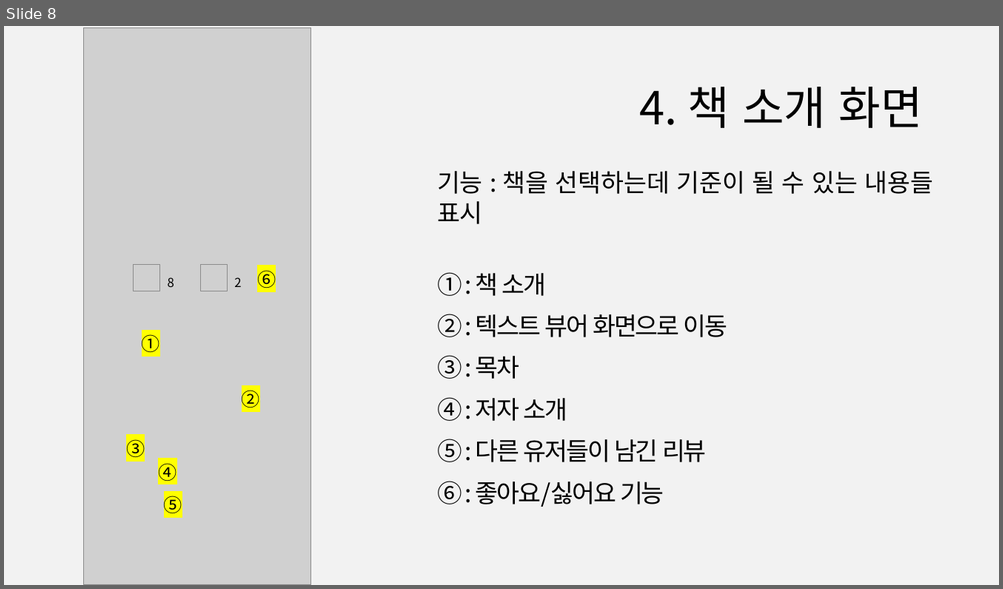
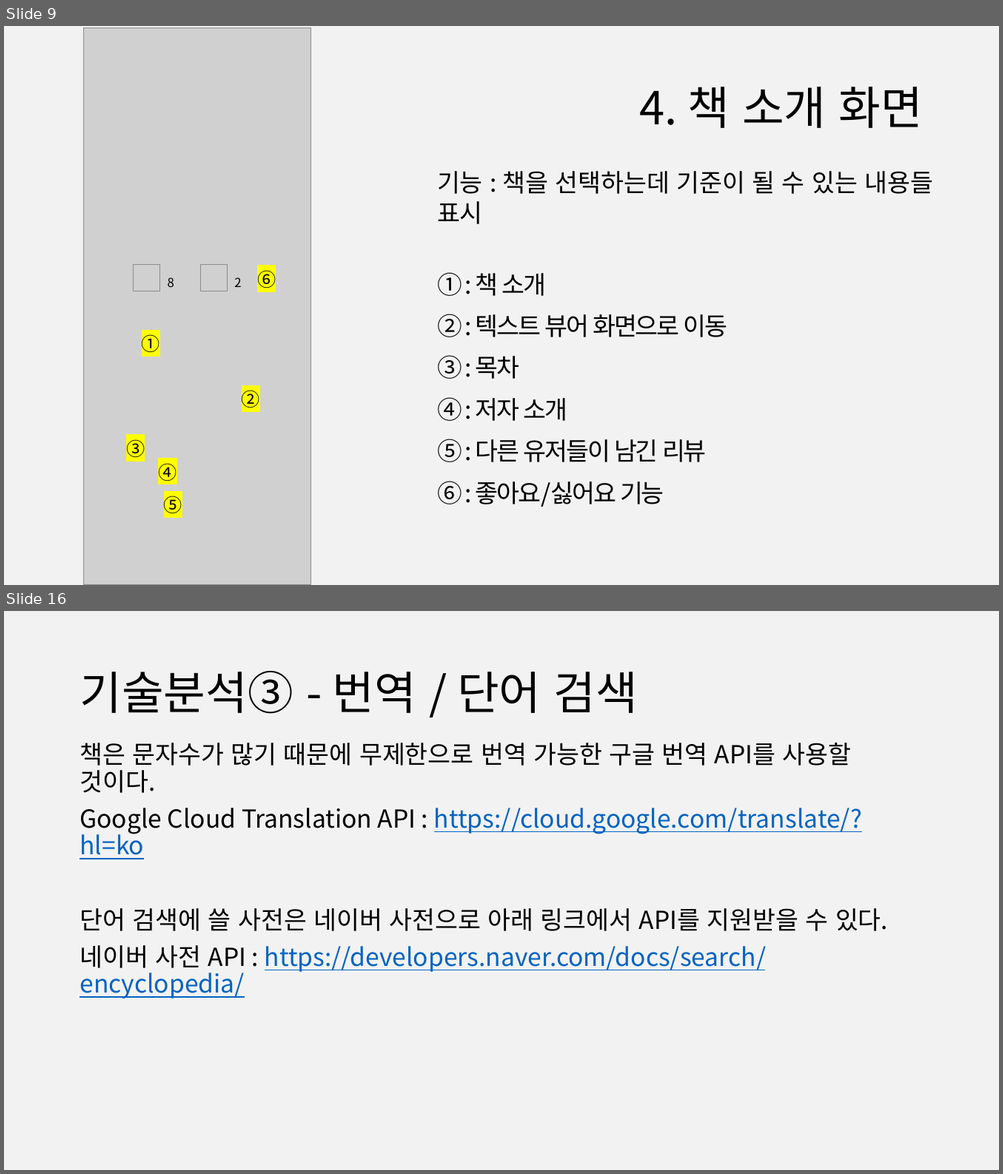
Before and after one commit to 888pocket/social-readbook-app, a slide deck: 보고서/사용자인터페이스(나) 제안발표ppt_3code.pptx. Shown one above the other, each under a label of ours: slide 8 before the commit, slides 9 and 16 after it; the slides between them are not shown. The pictures are 1003x589 and 1003x1174 pixels, drawn with LibreOffice and Linux fonts; fonts in the diff are those of the drawing; grey boxes stand for pictures. Boxes give left, top, right and bottom in pixels: in the first picture for what was removed or moved away, otherwise in the second. Text is boxed around its words. In the diff, an @@ line names an element or a change of style, - is before the commit and + after.

```diff
--- a/보고서/사용자인터페이스(나) 제안발표ppt_3code.pptx
+++ b/보고서/사용자인터페이스(나) 제안발표ppt_3code.pptx
@@ slide 16 added at <box>4,611,999,1170</box>, background #F2F2F2 @@
@@ title added at <box>79,671,637,714</box>, 44 pt, text #000000 @@
+기술분석③ - 번역 / 단어 검색
@@ text added at <box>79,743,888,999</box>, 24 pt, text #000000 @@
+책은 문자수가 많기 때문에 무제한으로 번역 가능한 구글 번역 API를 사용할 것이다.
+Google Cloud Translation API : https://cloud.google.com/translate/?hl=ko
+단어 검색에 쓸 사전은 네이버 사전으로 아래 링크에서 API를 지원받을 수 있다.
+네이버 사전 API : https://developers.naver.com/docs/search/encyclopedia/
@@ what was slide 8 is now slide 9 @@
```
Also in this commit, not shown: 7 slides changed, 8 other slides added, 2 slides removed.
